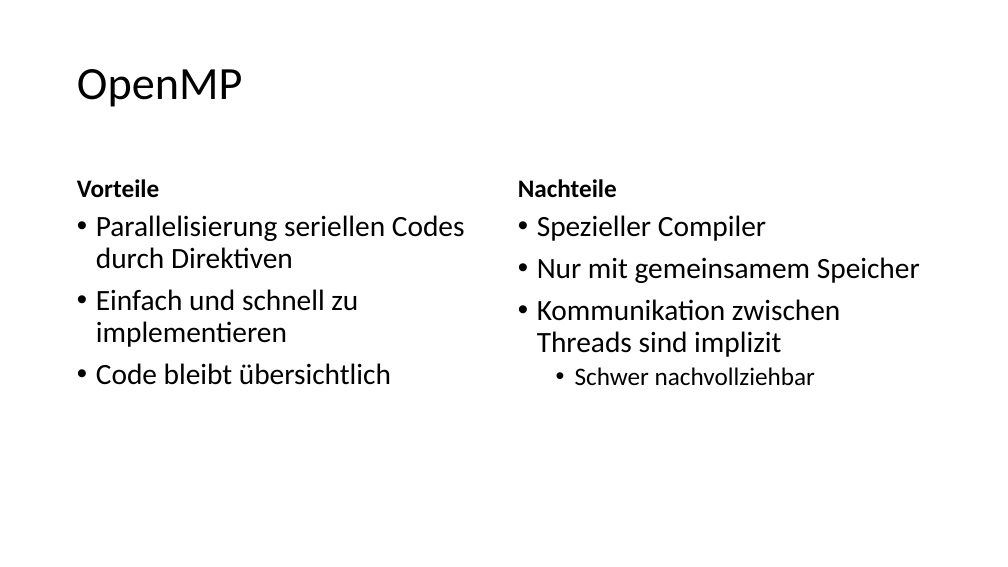
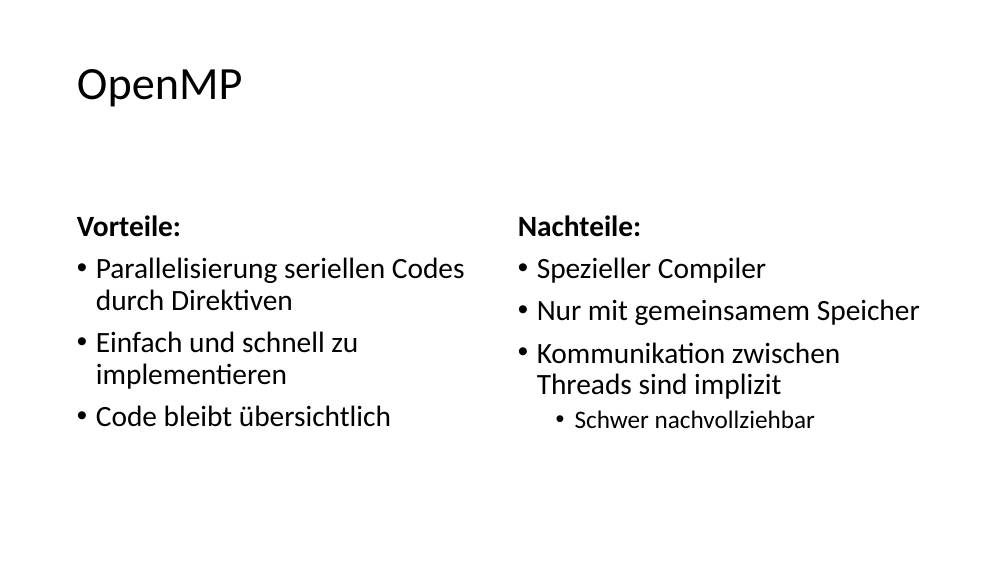
Before and after one commit to dyeske61283/ASE_OpenMP, a slide deck: slide 11 of OpenMP_Folien.pptx (slide 10 before the commit). Drawn at 1008x567 pixels with LibreOffice and Linux fonts; fonts in the diff are those of the drawing. Boxes give left, top, right and bottom in pixels: in the first picture for what was removed or moved away, otherwise in the second. Text is boxed around its words. In the diff, an @@ line names an element or a change of style, - is before the commit and + after.

```diff
--- a/OpenMP_Folien.pptx
+++ b/OpenMP_Folien.pptx
@@ text removed at <box>77,179,159,198</box> @@
-Vorteile
@@ text removed at <box>518,179,617,198</box> @@
-Nachteile
@@ text at <box>77,215,181,237</box>: paragraph added @@
+Vorteile:
@@ text at <box>518,215,641,237</box>: paragraph added @@
+Nachteile:
```
Also in this commit, not shown: 2 other slides changed, 4 slides added, 3 slides removed, 6 other files.
